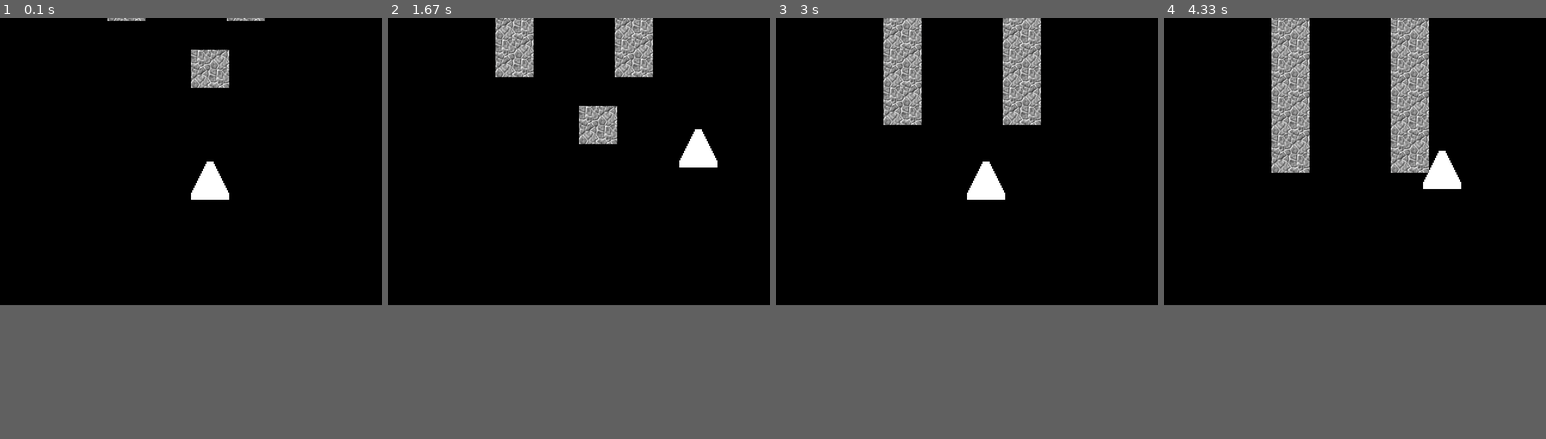
Above: before the commit, frames 1-4 (left to right).
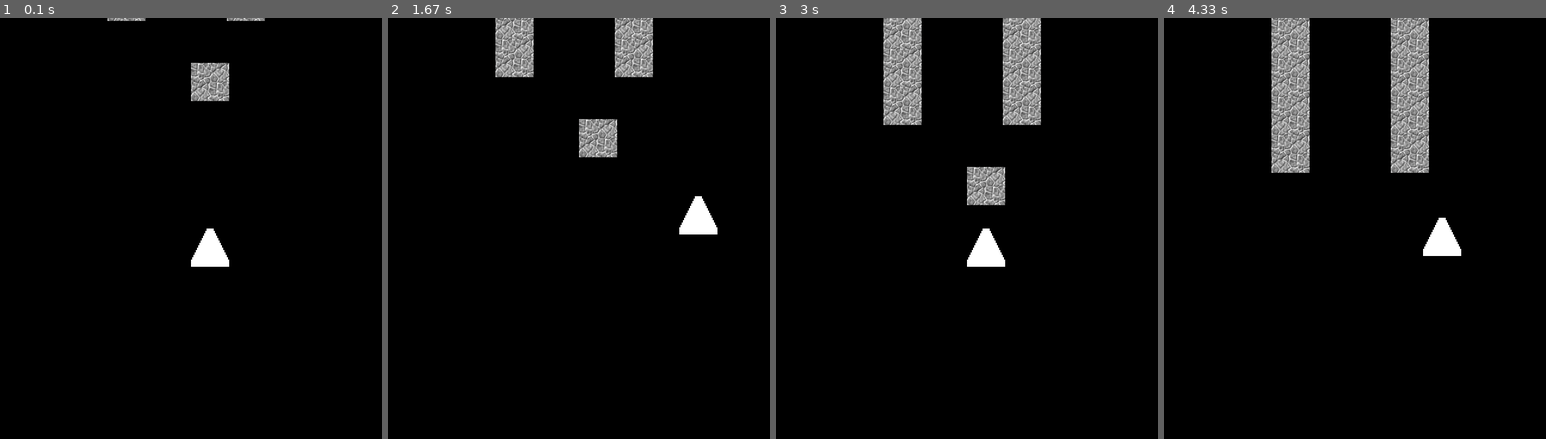
Above: after the commit, the same moments.

Repository: Duff-1/yr_12_SDD
Game: pygame game, started from walltest_done/pygame_walltest.py
Two runs of this game, one before a commit and one after it. Both use one fixed random seed, a clock stepped at 60 frames per second and the inputs below.
Inputs:
- Up to frame 1 (0.1 s): no input
- Up to frame 2 (1.67 s): hold Right 0.33-0.8 s; hold Up 0.83-1.13 s; hold Right 1.17-1.63 s
- Up to frame 3 (3 s): hold Left 1.67-2.2 s; hold Down 2.23-2.53 s; hold Left 2.57-2.97 s
- Up to frame 4 (4.33 s): hold Up 3-3.37 s; hold Right 3.4-4.03 s; hold Down from 4.07 s (still down)
The window is 640x480 before the commit and 640x704 after it. Grey fills any space a smaller window leaves; there, only what the larger window draws over its background counts as a difference.

The runs differ from the first frame. In frame 1, 2.2% of the frame differs, in the area x 50-60%, y 7-60%; in frame 2, 2.2%; in frame 3, 1.5%; in frame 4, 1.2%.

Commit message:
Update pygame_walltest.py

Diff:
--- a/walltest_done/pygame_walltest.py
+++ b/walltest_done/pygame_walltest.py
@@ -6,7 +6,7 @@
 from pygame.locals import * # type: ignore
 
 WINDOW_WIDTH = 640
-WINDOW_HEIGHT = 480
+WINDOW_HEIGHT = 704
 
 def load_png(name):
     """ Load image and return image object"""
@@ -64,18 +64,18 @@
     def update(self):
 
         self.rect.move_ip(0,1)
-        print(self.rect)
-        maxmoveleft = -self.rect.left
-        maxmoveright = WINDOW_WIDTH -self.rect.left
-        movedecide = random.randint(1,3)
-        if movedecide == 1:
-            move = -64
-        elif movedecide == 2:
-            move = 0
-        else:
-            move = 64
+        #print(self.rect)
+        #maxmoveleft = -self.rect.left
+        #maxmoveright = WINDOW_WIDTH -self.rect.left
+        #movedecide = random.randint(1,3)
+        #if movedecide == 1:
+        #    move = -64
+        #elif movedecide == 2:
+        #    move = 0
+        #else:
+        #    move = 64
         if self.rect.top > WINDOW_HEIGHT:
-            self.rect.move_ip(move, -(WINDOW_HEIGHT+64))
+            self.rect.move_ip(0, -(WINDOW_HEIGHT+64))
 
 class Pickup(pygame.sprite.Sprite):
     """ A wall segment that will fall down the screen and go back to the top when off the bottom """
@@ -103,7 +103,7 @@
             self.kill()
 
 def collision(walls, players):
-    if pygame.sprite.groupcollide(players, players, False, False):
+    if pygame.sprite.groupcollide(players, walls, False, False):
         print('collide')
 
 def pickupcollision(pickups, players):
@@ -143,6 +143,14 @@
     test_wall14 = Wall(startwall2, -(64*7))
     test_wall15 = Wall(startwall1, -(64*8))
     test_wall16 = Wall(startwall2, -(64*8))
+    test_wall17 = Wall(startwall1, -(64*9))
+    test_wall18 = Wall(startwall2, -(64*9))
+    test_wall19 = Wall(startwall1, -(64*10))
+    test_wall20 = Wall(startwall2, -(64*10))
+    test_wall21 = Wall(startwall1, -(64*11))
+    test_wall22 = Wall(startwall2, -(64*11))
+    test_wall23 = Wall(startwall1, -(64*12))
+    test_wall24 = Wall(startwall2, -(64*12))
 
     player = Player((WINDOW_WIDTH/2), (WINDOW_HEIGHT/2))
 
@@ -150,7 +158,7 @@
 
     # our groups of things
 
-    walls = pygame.sprite.RenderPlain(test_wall1, test_wall2 …(134 unchanged characters)… 3, test_wall14, test_wall15, test_wall16) # type: ignore
+    walls = pygame.sprite.RenderPlain(test_wall1, test_wall2 …(134 unchanged characters)… 3, test_wall14, test_wall15, test_wall16, test_wall17, test_wall18, test_wall19, test_wall20, test_wall21, test_wall22, test_wall23, test_wall24) # type: ignore
 
     players = pygame.sprite.RenderPlain(player) # type: ignore
 
